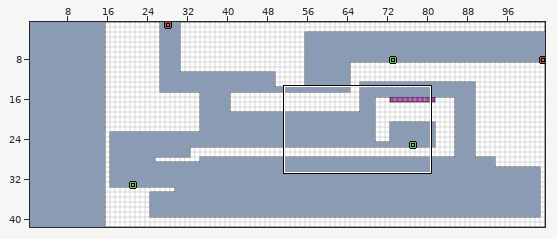
One commit to this LDtk project: Snorkelkat/Assets/LevelDesign/Prototype3LevelDesign.ldtk. The picture above shows the old version from afar; the outline marks the close-up.
Close-up. Old version:
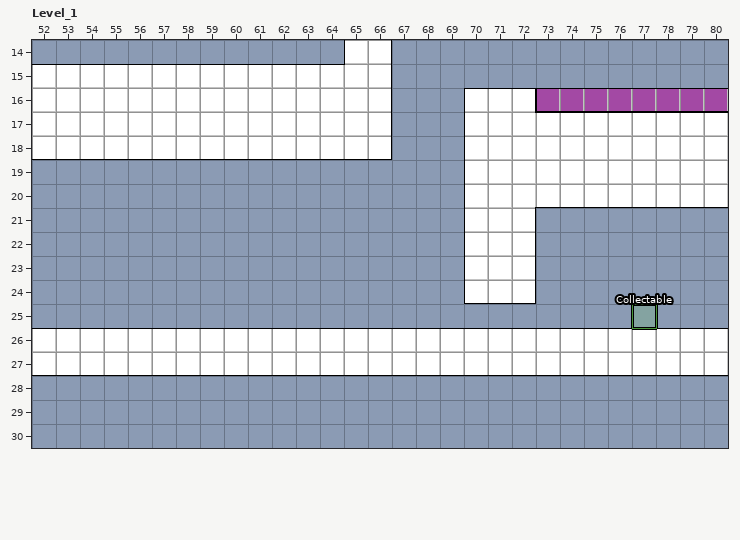
Cells are 16x16 px. Shown: Level_1 x 52..80, y 14..30. The commit also changed other parts of the map, which this record leaves out. The old version is drawn lined up with the new one.
The result:
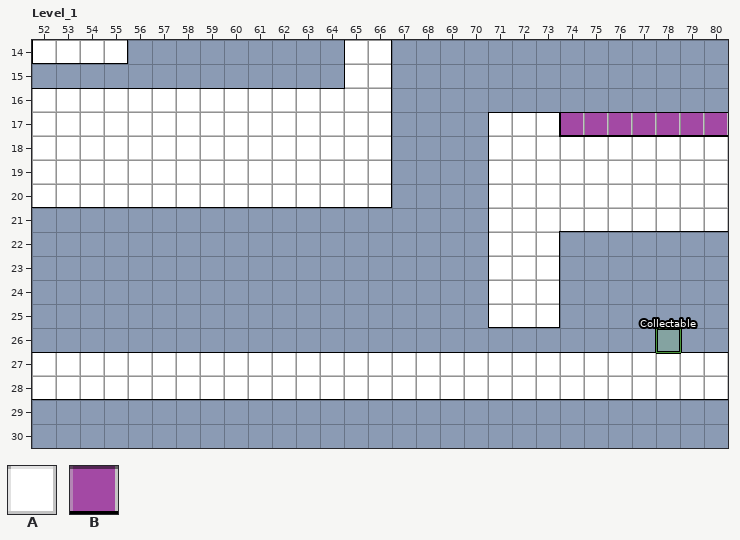
Key: from "Ground": A 1 "normaltile", B 3 "posiontile".
_ is an empty cell.
Objects are placed by their top-left corner, in cells (3,4 is the top-left corner of cell 3,4); size is 1x1 cell unless given.
Change:
map size 90x43 -> 105x43 cells (old content now starts at 15,0; both pictures use the new coordinates)
Layer "Ground":
y 14: x 52..55 ____ -> AAAA
y 15: x 52..64 AAAAAAAAAAAAA -> _____________
y 16: x 70..80 AAABBBBBBBB -> ___________
y 17: x 70 A -> _; x 74..80 AAAAAAA -> BBBBBBB
y 18: x 70 A -> _
y 19..20: x 52..66 _______________ -> AAAAAAAAAAAAAAA; x 70 A -> _
y 21: x 70 A -> _; x 73..80 ________ -> AAAAAAAA
y 22..24: x 70 A -> _; x 73 _ -> A
y 25: x 71..73 ___ -> AAA
y 26: x 52..80 AAAAAAAAAAAAAAAAAAAAAAAAAAAAA -> _____________________________
y 28: x 52..80 _____________________________ -> AAAAAAAAAAAAAAAAAAAAAAAAAAAAA
Layer "Entities":
changed: "Collectable" rectangle at 77,25 -> "Collectable" rectangle at 78,26
